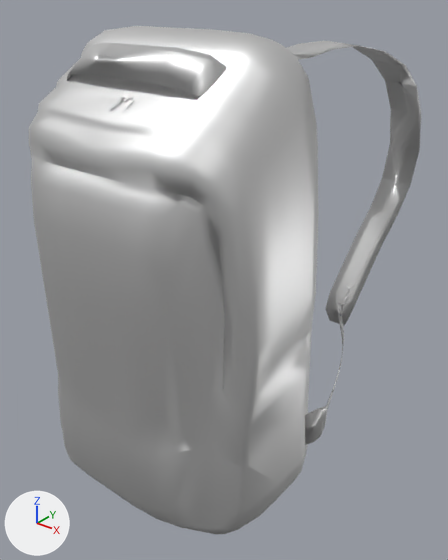
Renders of the COLLADA model src/gcs_bringup/dae/backpack.dae from each side of a commit.
Both versions are drawn from a 50 mm lens placed at (0.509, -0.459, 0.649), pointed at (0.009, 0.165, 0.262). Every picture has the same lights, and +X, +Y and +Z are marked at lower left.

In view in the first picture: 'backpack_Cube'.
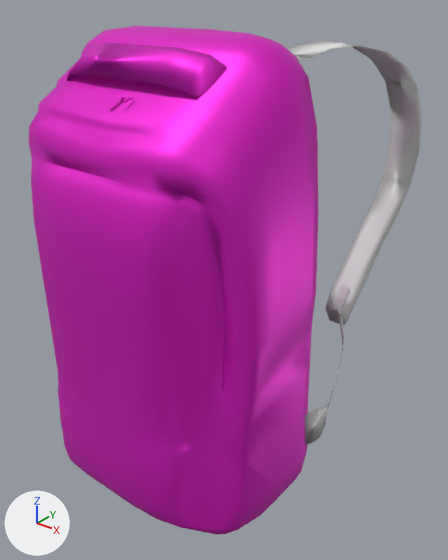
Edits to the bpy script that builds the scene:
```text
Change mat_none:
    mat_none.base_color: (0.8, 0.8, 0.8) -> (0.801, 0.0172, 0.619)  # white #e7e7e7 -> pink #e723ce
    mat_none.metallic: 1.0 -> 0.578
Change mat_none_none:
    mat_none_none.metallic: 1.0 -> 0.0
```

What differs and where, as boxes (x1, y1, x2, y2) in the pictures (448 x 560 px):
'backpack_Cube', recoloured, surface changed (white to pink): (29, 26, 421, 534) in both
